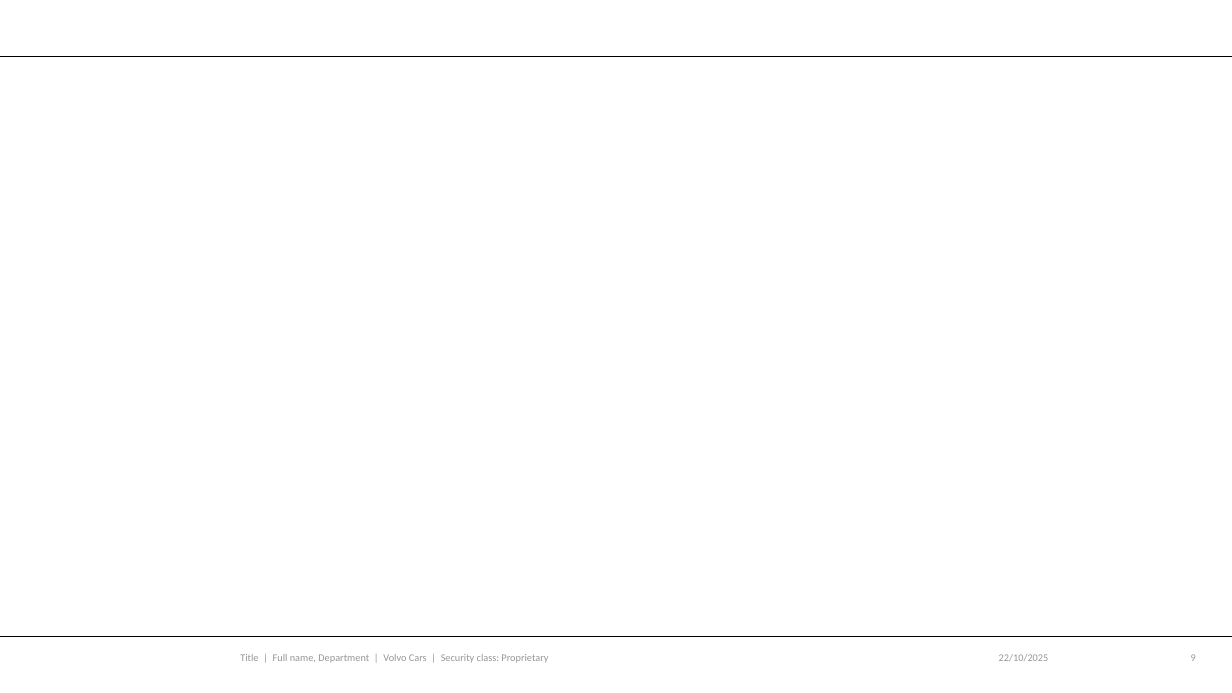
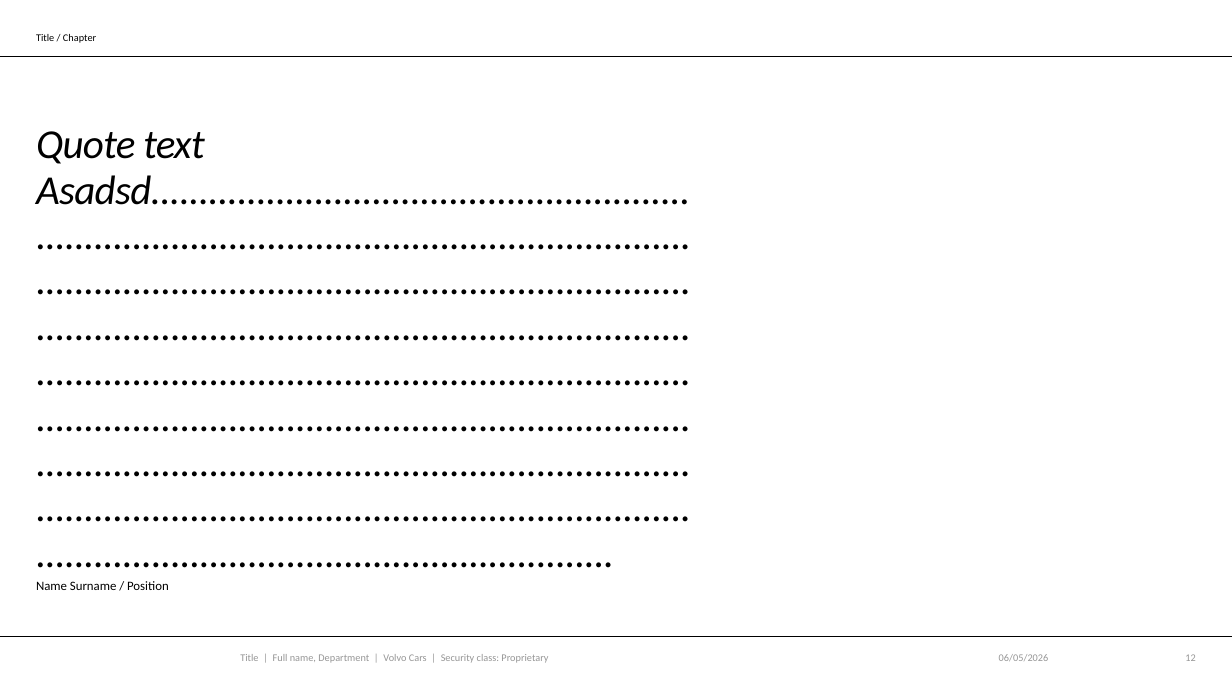
Before and after one commit to niko-vcc/volvo-latex-templates, a slide deck: slide 12 of presentations/ppt/Volvo Cars_PowerPoint Template 2026.potx (slide 9 before the commit). Drawn at 1232x693 pixels with LibreOffice and Linux fonts; fonts in the diff are those of the drawing; background and template pictures are left out. Boxes give left, top, right and bottom in pixels: in the first picture for what was removed or moved away, otherwise in the second. Text is boxed around its words. In the diff, an @@ line names an element or a change of style, - is before the commit and + after.

```diff
--- a/presentations/ppt/Volvo Cars_PowerPoint Template 2026.potx
+++ b/presentations/ppt/Volvo Cars_PowerPoint Template 2026.potx
@@ text added at (36,34,96,43), 8 pt, text #000000 @@
+Title / Chapter
@@ text added at (36,131,690,205), 32 pt, text #000000, italic @@
+Quote text Asadsd................................................................................................................................................................................................................................................................................................................................................................................................................................................................................................................................................................................................................
@@ text added at (36,581,169,590), 10 pt, text #000000 @@
+Name Surname / Position
@@ text at (999,654,1049,661): text changed @@
-22/10/2025
+06/05/2026
@@ page number at (1185,654,1195,661): text changed @@
-9
+12
```
Also in this commit, not shown: 9 other slides changed, 4 slides added.
